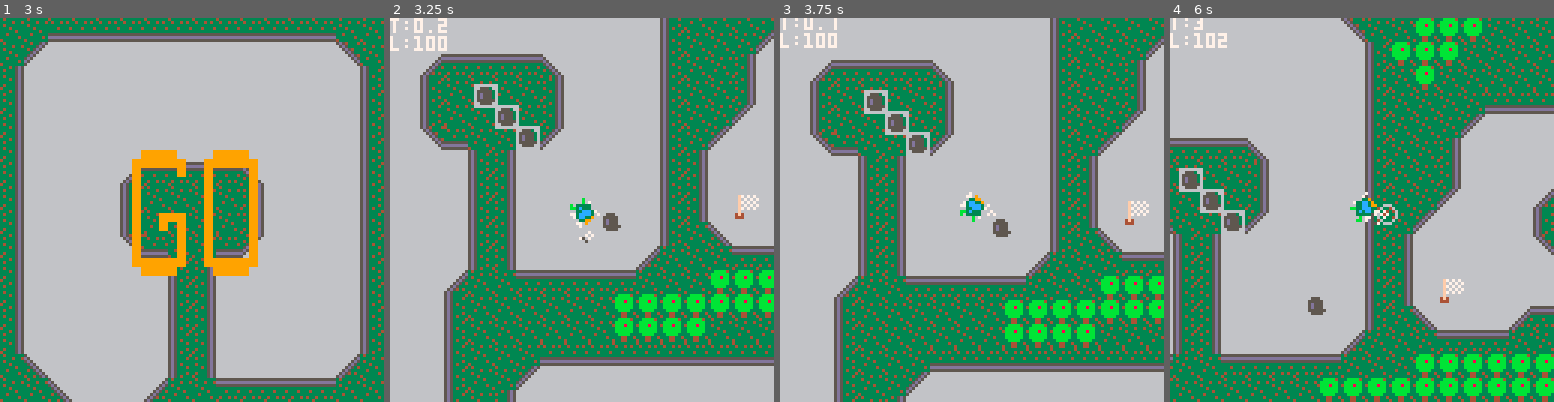
Above: before the commit, frames 1-4 (left to right).
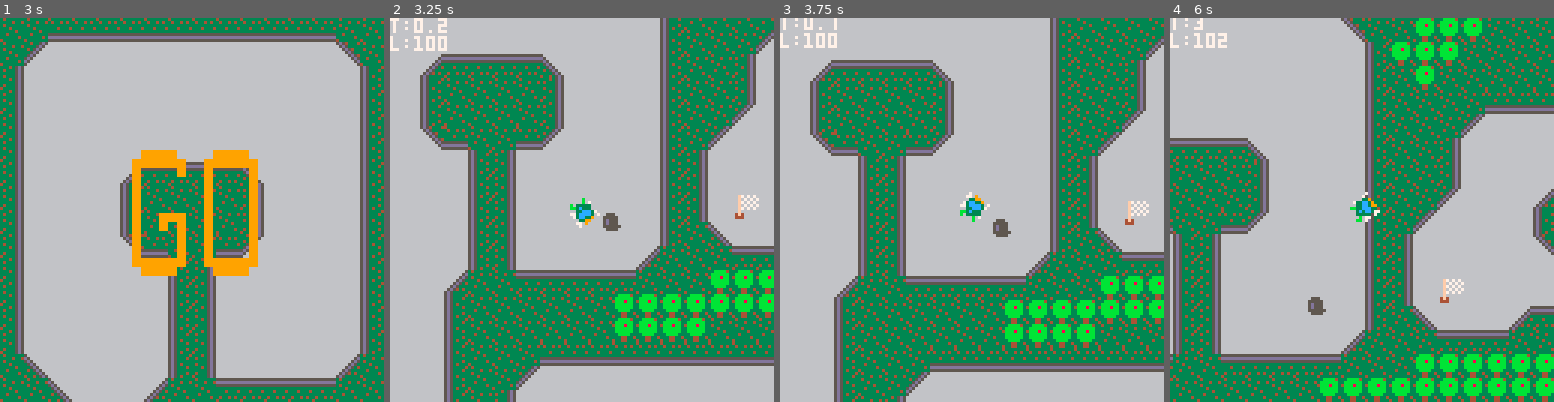
Above: after the commit, the same moments.

Repository: michaelchadwick/game-off-2016
Game: PICO-8 cartridge bugracer.p8
Two runs of this game, one before a commit and one after it. Both use one fixed random seed, a clock stepped at 60 frames per second and the inputs below.
Inputs:
- Up to frame 1 (3 s): tap X (X key) at 0.33, 1.07, 1.85, 2.97 s; tap O (Z key) at 0.7, 1.7, 2.1, 2.5, 2.9 s; hold Right 1.6-2.1 s; hold Up 2.15-2.42 s; hold Right from 2.47 s (still down)
- Up to frame 2 (3.25 s): release Right at 3.03 s; hold Left from 3.08 s (still down)
- Up to frame 3 (3.75 s): tap O (Z key) at 3.3, 3.7 s; release Left at 3.58 s; hold Down from 3.63 s (still down)
- Up to frame 4 (6 s): release Down at 3.97 s; hold Right 4.02-4.68 s; tap X (X key) at 4.08, 5.2 s; tap O (Z key) every 0.4 s from 4.1 to 5.7 s; hold Up 4.73-5.03 s; hold Left 5.08-5.68 s; hold Down from 5.73 s (still down)

Frame 1 is identical in both runs. In frame 2, 1.1% of the frame differs, in the area x 21-54%, y 17-59%; in frame 3, 1.1%; in frame 4, 1.2%, in the area x 2-60%, y 39-57%.

Commit message:
maybe fixed oil distrib; turned off exhaust when still

Diff:
--- a/bugracer.p8
+++ b/bugracer.p8
@@ -195,6 +195,7 @@
  cam_y=0
  exhausts={}
  oils={}
+ --oils_to_make=2
  oils_to_make=flr(rnd(10))+5
 
  flag={sp=sp_flag,x=145,y=95}
@@ -269,7 +270,7 @@
  elseif rt>=0.5 and
         rt<0.75 then
   ex_x=c.x-(d*((rt-0.5)*sz*3))
-  ex_y=c.y+(d*((rt*sz*4)-27))
+  ex_y=c.y+(d*((rt*sz*4)-20))
  elseif rt>=0.75 and
         rt<1 then
   ex_x=c.x+(d*((rt*sz*3)-25))
@@ -461,12 +462,14 @@
   draw_track()
 
   --exhausts
+  if cars[1].spd > 0 then
    for ex in all(exhausts) do
     circ(ex.x,ex.y,
      1.4/(ex.t/2.4),
      5+ex.t%3
     )
    end
+  end
 
   --flag
   spr(flag.sp,flag.x,flag.y)
@@ -486,6 +489,7 @@
   --game hud
   show_hud()
 
+  --show stats
   --show_stats(cars[1])
  elseif game_state==state_over then
   game_over(cars[1])
@@ -603,20 +607,20 @@
 end
 
 function valid_oil_coords()
- local sz=7
+ local sz=8
  local ox=flr(rnd(wall_r))
  local oy=ox
 
  if coord_is_free(ox,oy,sz) then
   printh("ox:"..ox.." oy:"..oy)
-  mg1=mget(ox,oy)
-  mg2=mget(ox+sz,oy+sz)
-  fg1=fget(mg1)
-  fg2=fget(mg2)
-  if fg1==true then fg1b="true"
-  else fg1b="false" end
-  if fg2==true then fg2b="true"
-  else fg2b="false" end
+  mg1=mget(ox/sz,oy/sz)
+  mg2=mget((ox+sz)/sz,(oy+sz)/sz)
+  fg1=fget(mg1,0)
+  fg2=fget(mg2,0)
+  if fg1==true then fg1b="obs"
+  else fg1b="free" end
+  if fg2==true then fg2b="obs"
+  else fg2b="free" end
   printh("mget(ox,oy):"..mg1)
   printh("mget(ox,oy+sz):"..mg2)
   printh("fg1b:"..fg1b)
@@ -645,9 +649,14 @@
  end
  --is coord on an obstacle?
  if fget(mget(
-    cx,cy)) > 128 or
+     cx/csz,cy/csz
+     ),0
+    )==true or
     fget(mget(
-    cx+csz,cy+csz)) > 128 then
+     (cx+csz)/csz,
+     (cy+csz)/csz
+     ),0
+    )==true then
   is_free=false
  end
  --todo
@@ -822,7 +831,7 @@
 00000000000000000000000000000000000000000000000000000000000000000000000000000000000000000000000000000000000000000000000000000000
 00000000000000000000000000000000000000000000000000000000000000000000000000000000000000000000000000000000000000000000000000000000
 __gff__
-0000010000000000000000000000000000000000000000000000000000000000000000000000000000000000000000000000000000000000000000000000000001050900000200000000000000000000011121010100000000000000000000000000000101000000000000000000000000000000000000000000000000000000
+0000010000000000000000000000000000000000000000000000000000000000000000000000000000000000000000000000000000000000000000000000000001050900010200000000000000000000011121010100000000000000000000000000000101000000000000000000000000000000000000000000000000000000
 0000000000000000000000000000000000000000000000000000000000000000000000000000000000000000000000000000000000000000000000000000000000000000000000000000000000000000000000000000000000000000000000000000000000000000000000000000000000000000000000000000000000000000
 __map__
 4040535353535353535353535353404040404040404040404040404040404040404040404040404040404040404040400000000000000000000000000000000000000000000000000000000000000000000000000000000000000000000000000000000000000000000000000000000000000000000000000000000000000000
